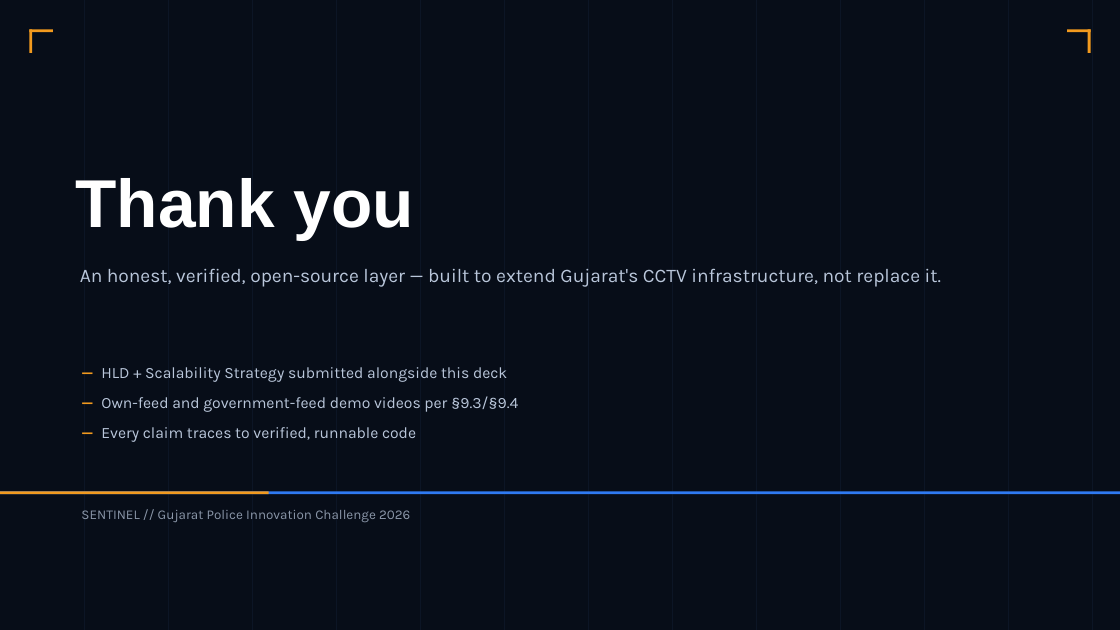
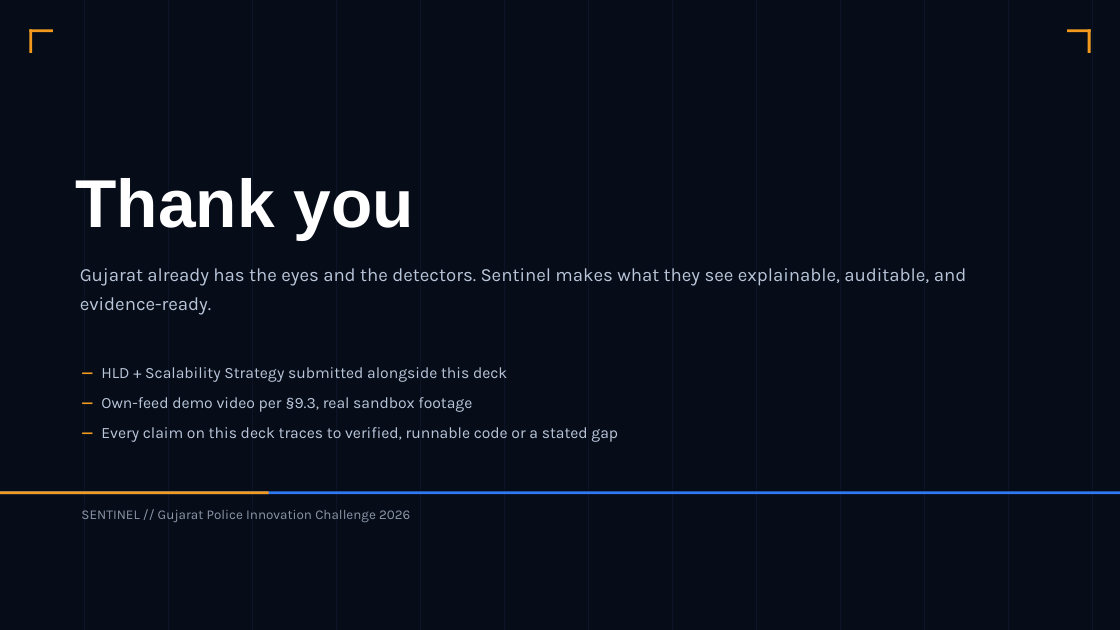
Before and after one commit to lekkalaharsha/sentinel-gujarat-police, a slide deck: slide 20 of docs/assets/Sentinel_Solution_Presentation.pptx. Drawn at 1120x630 pixels with LibreOffice and Linux fonts; fonts in the diff are those of the drawing. Boxes give left, top, right and bottom in pixels: in the first picture for what was removed or moved away, otherwise in the second. Text is boxed around its words. In the diff, an @@ line names an element or a change of style, - is before the commit and + after.

```diff
--- a/docs/assets/Sentinel_Solution_Presentation.pptx
+++ b/docs/assets/Sentinel_Solution_Presentation.pptx
@@ text at box(80, 268, 967, 315): text changed; size 16.5 to 16 pt @@
-An honest, verified, open-source layer — built to extend Gujarat's CCTV infrastructure, not replace it.
+Gujarat already has the eyes and the detectors. Sentinel makes what they see explainable, auditable, and evidence-ready.
@@ text at box(101, 397, 618, 442): text changed @@
-— Own-feed and government-feed demo videos per §9.3/§9.4
-— Every claim traces to verified, runnable code
+— Own-feed demo video per §9.3, real sandbox footage
+— Every claim on this deck traces to verified, runnable code or a stated gap
```
Also in this commit, not shown: 13 other slides changed, 1 slide added, 1 slide removed, 1 other file.
